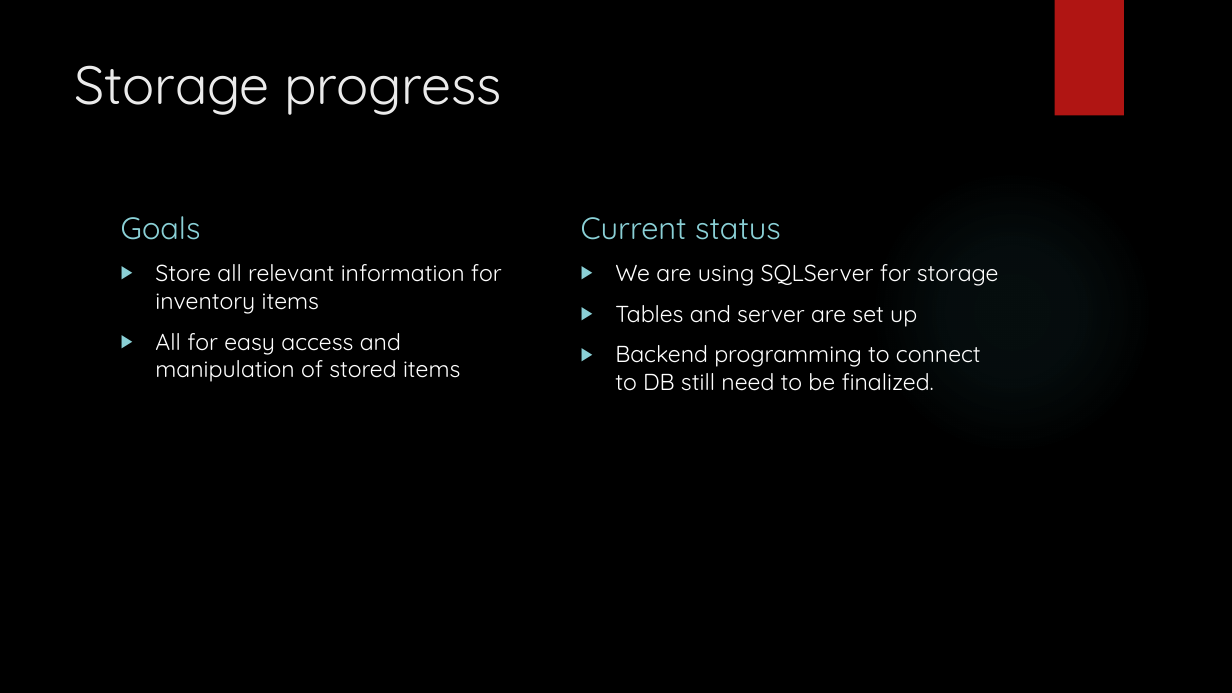
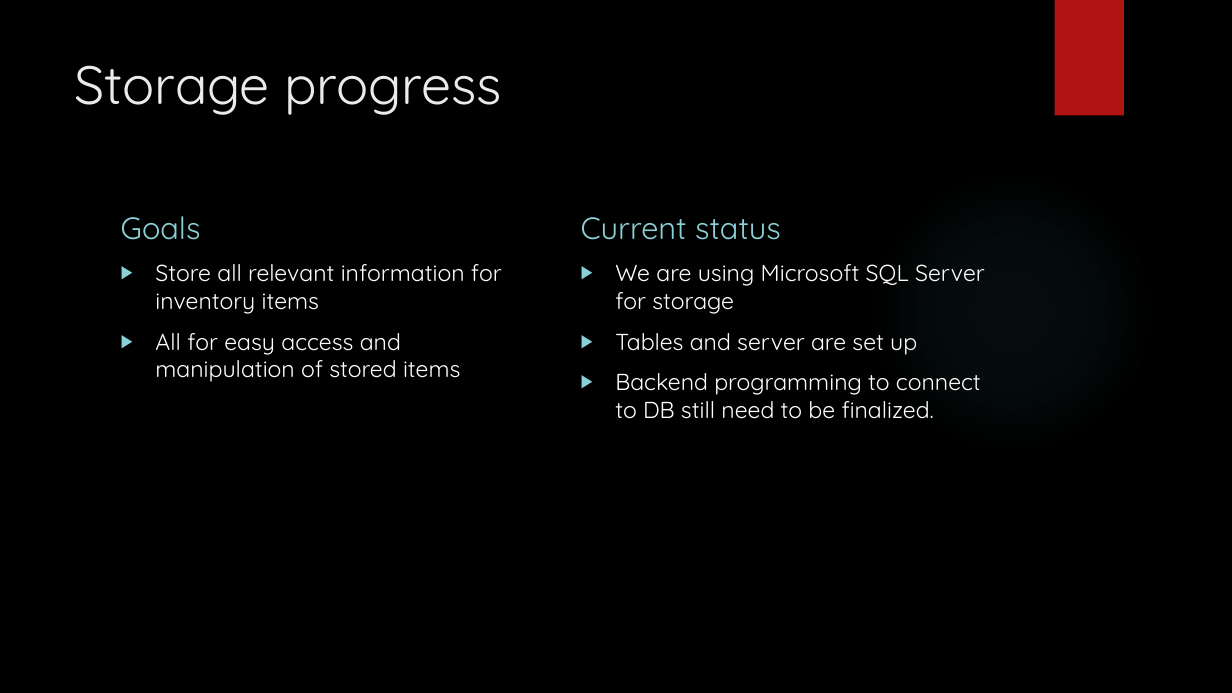
Before and after one commit to frozenNodak/InventoryManagement491, a slide deck: slide 11 of Inventory Management System midterm code review.pptx. Drawn at 1232x693 pixels with LibreOffice and Linux fonts; fonts in the diff are those of the drawing; background and template pictures are left out. Boxes give left, top, right and bottom in pixels: in the first picture for what was removed or moved away, otherwise in the second. Text is boxed around its words. In the diff, an @@ line names an element or a change of style, - is before the commit and + after.

```diff
--- a/Inventory Management System midterm code review.pptx
+++ b/Inventory Management System midterm code review.pptx
@@ text at [615, 264, 985, 314]: text changed @@
-▶ We are using SQLServer for storage
+▶ We are using Microsoft SQL Server for storage
```
Also in this commit, not shown: 1 other slide changed, 3 slides added, 4 other files.
